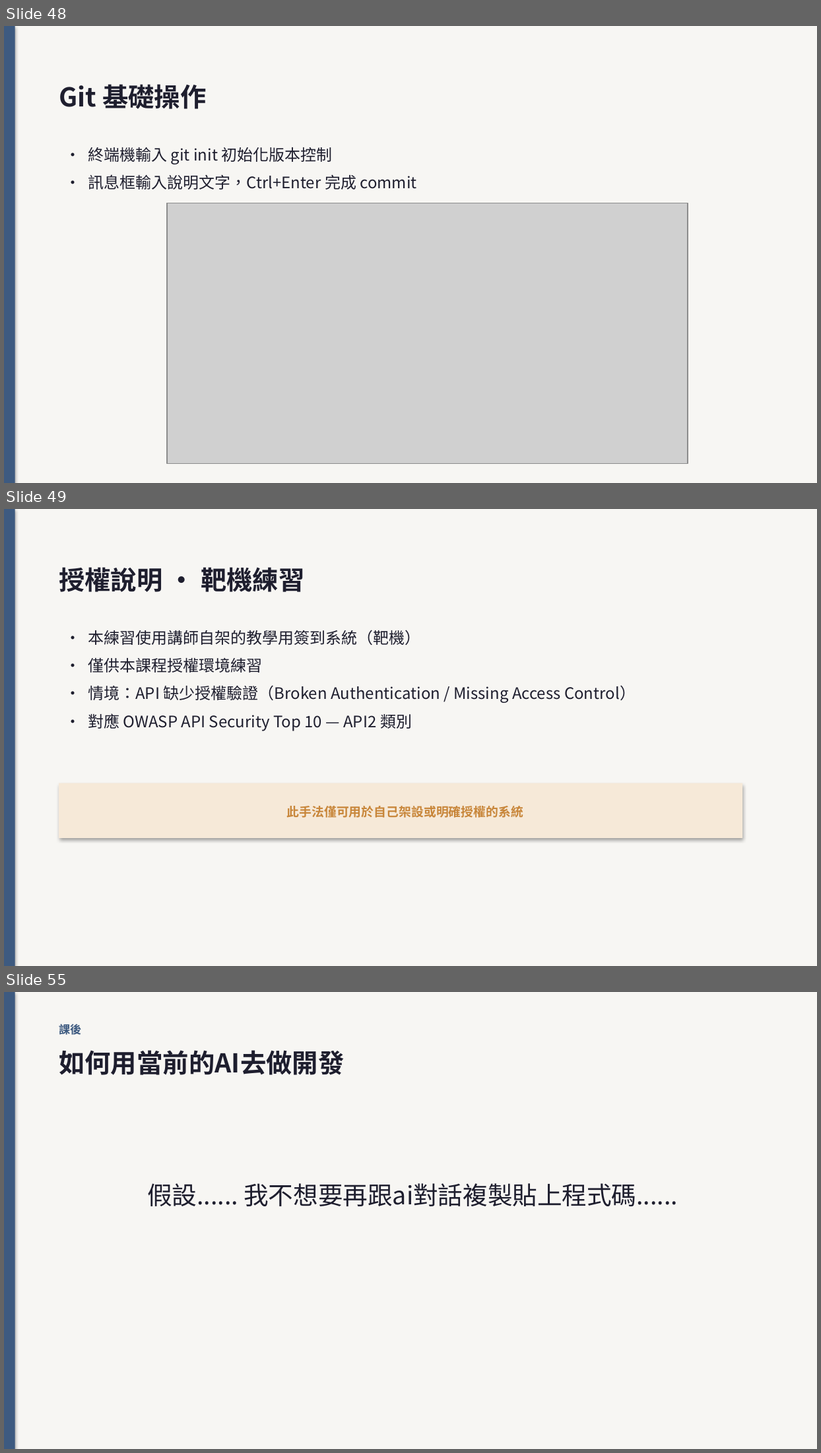
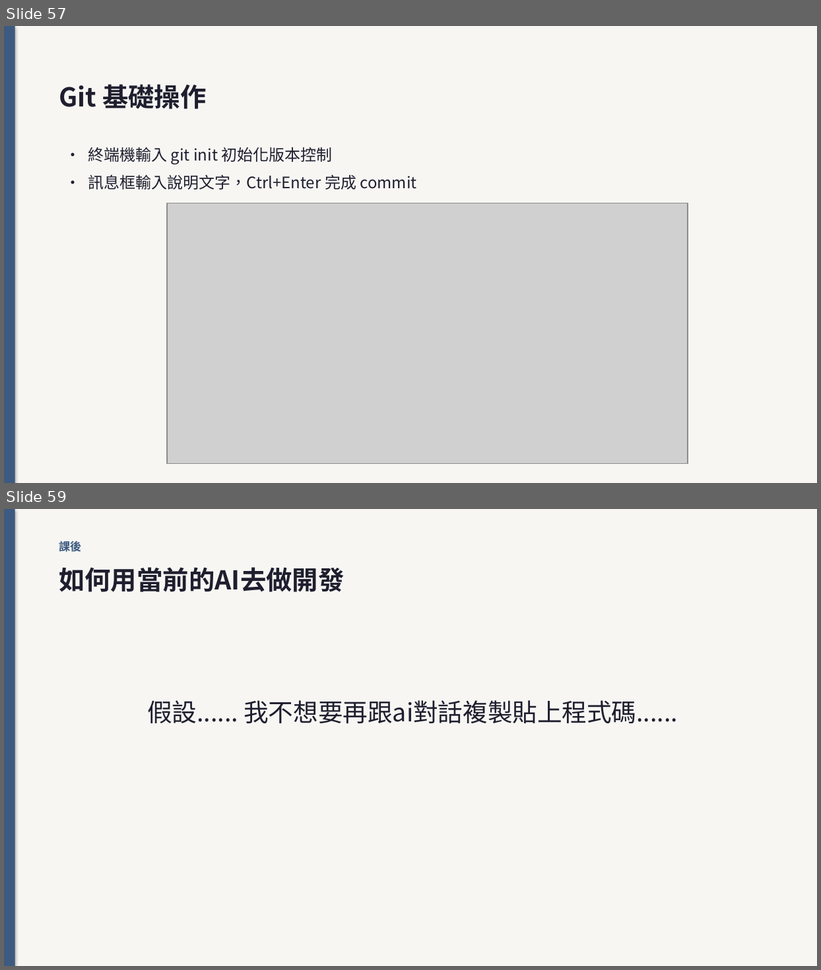
Before and after one commit to bobhsu408/vscode, a slide deck: jo6bj03284504t_6g4a83.pptx. Shown one above the other, each under a label of ours: slides 48, 49 and 55 before the commit, slides 57 and 59 after it; the slides between them are not shown. The pictures are 821x1453 and 821x970 pixels, drawn with LibreOffice and Linux fonts; fonts in the diff are those of the drawing; grey boxes stand for pictures. Boxes give left, top, right and bottom in pixels: in the first picture for what was removed or moved away, otherwise in the second. Text is boxed around its words. In the diff, an @@ line names an element or a change of style, - is before the commit and + after.

```diff
--- a/jo6bj03284504t_6g4a83.pptx
+++ b/jo6bj03284504t_6g4a83.pptx
@@ slide 49 removed at (x1=4, y1=509, x2=817, y2=966), background #F7F6F3 @@
@@ rectangle removed at (x1=4, y1=509, x2=15, y2=966) @@
@@ text removed at (x1=59, y1=567, x2=304, y2=592) @@
-授權說明 · 靶機練習
@@ text removed at (x1=88, y1=630, x2=636, y2=731) @@
-• 本練習使用講師自架的教學用簽到系統（靶機）
-• 僅供本課程授權環境練習
-• 情境：API 缺少授權驗證（Broken Authentication / Missing Access Control）
-• 對應 OWASP API Security Top 10 — API2 類別
@@ rectangle removed at (x1=59, y1=783, x2=743, y2=838) @@
@@ text removed at (x1=287, y1=806, x2=523, y2=818) @@
-此手法僅可用於自己架設或明確授權的系統
@@ what was slide 48 is now slide 57 @@
@@ what was slide 55 is now slide 59 @@
```
Also in this commit, not shown: 7 slides changed, 10 slides added, 5 other slides removed, 2 other files.
